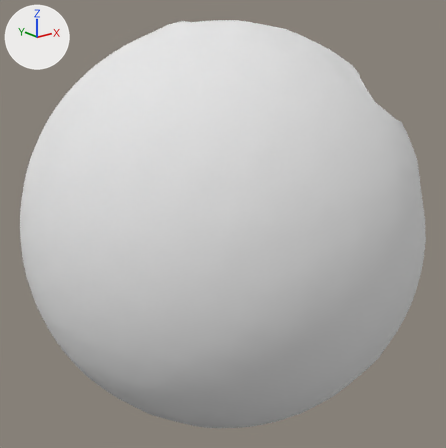
The OBJ model res/pendulum_horizontal/Pendulum_horizontal.000013.obj: old version first, new version second.
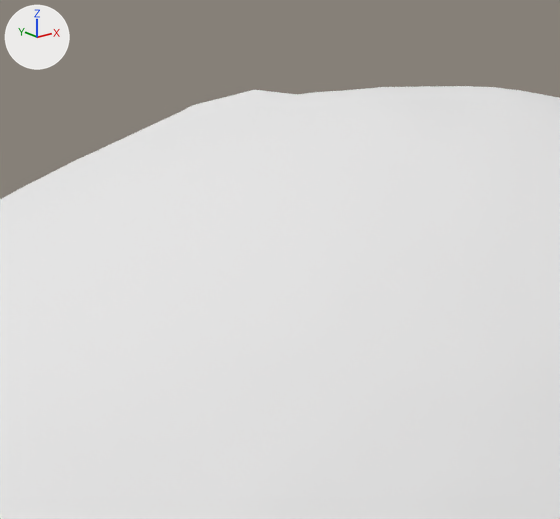
The first picture shows the older version from a camera (50 mm lens) standing at (198.5, -333.5, 142.7) and looking at (457.4, -9.9, 13.2). The close-ups show both versions on the part from 27% to 57% of the width and 0% to 27% of the height of that picture. Lighting does not change. The marker at upper left points along +X, +Y and +Z. Where no turn or scale is listed for an object, it has been applied to the vertices.

Objects in the first close-up: 'Pendulum_horizontal.000013'.
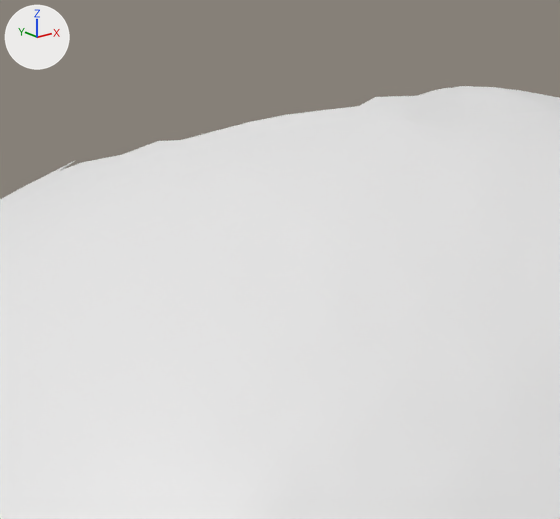
Scene script edits in JSON lines:
```json
{"block": "me_pendulum_horizontal_000013", "where": "# used by ob_pendulum_horizontal_000013; location = (0.0, 0.0, 0.0)"}
{"op": "remove", "block": "me_pendulum_horizontal_000013", "code": "me_pendulum_horizontal_000013.from_pydata(...)  # 4872 vertices, 9643 faces; spans x 334.0..567.0, y -128.0..111.0, z -145.0..150.0"}
{"op": "remove", "block": "me_pendulum_horizontal_000013", "code": "me_pendulum_horizontal_000013.materials.append(mat_pendulum_horizontal_000013)  # white #e7e7e7"}
{"op": "add", "block": "me_pendulum_horizontal_000013", "code": "me_pendulum_horizontal_000013.from_pydata(...)  # 4832 vertices, 9554 faces; spans x 334.0..567.0, y -128.0..111.0, z -145.0..150.0"}
{"block": "me_pendulum_horizontal_000013", "change": "me_pendulum_horizontal_000013 part 1"}
{"block": "me_pendulum_horizontal_000013", "change": "40 vertices are removed from x 433.0..484.0, y 10.0..48.0, z 139.0..150.0"}
{"block": "me_pendulum_horizontal_000013", "change": "89 faces are deleted"}
```

Location of each change, (x1, y1, x2, y2) in pixels of the close-ups (560 x 519 px):
```json
{"part": 1, "of": "me_pendulum_horizontal_000013", "change": "deleted", "before": [61, 86, 459, 170]}
```
